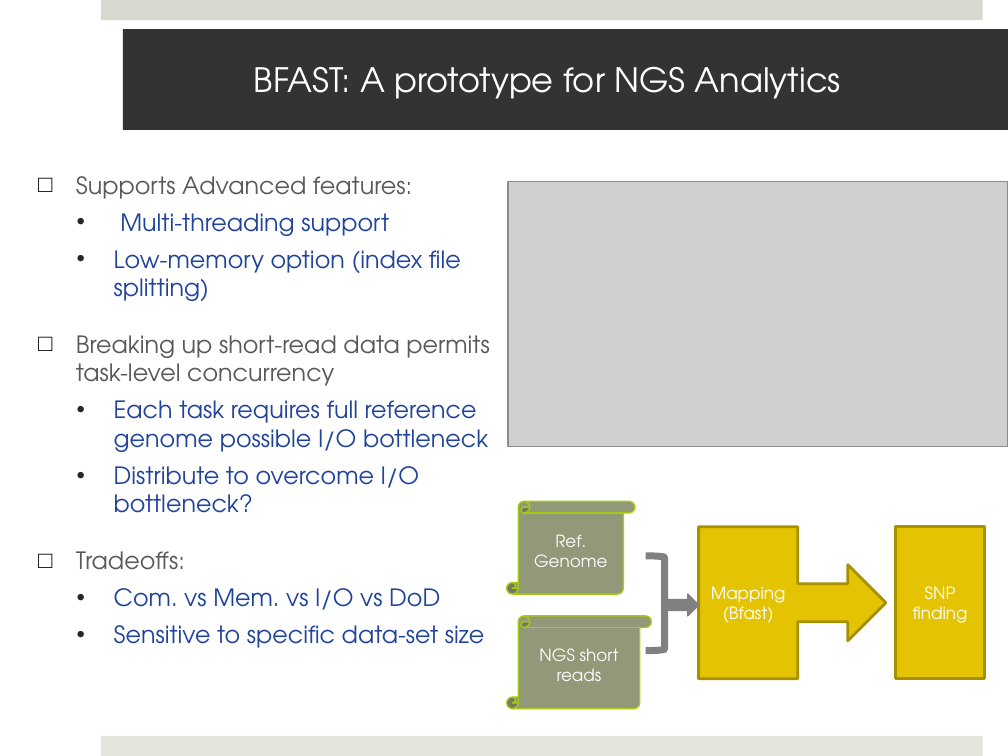
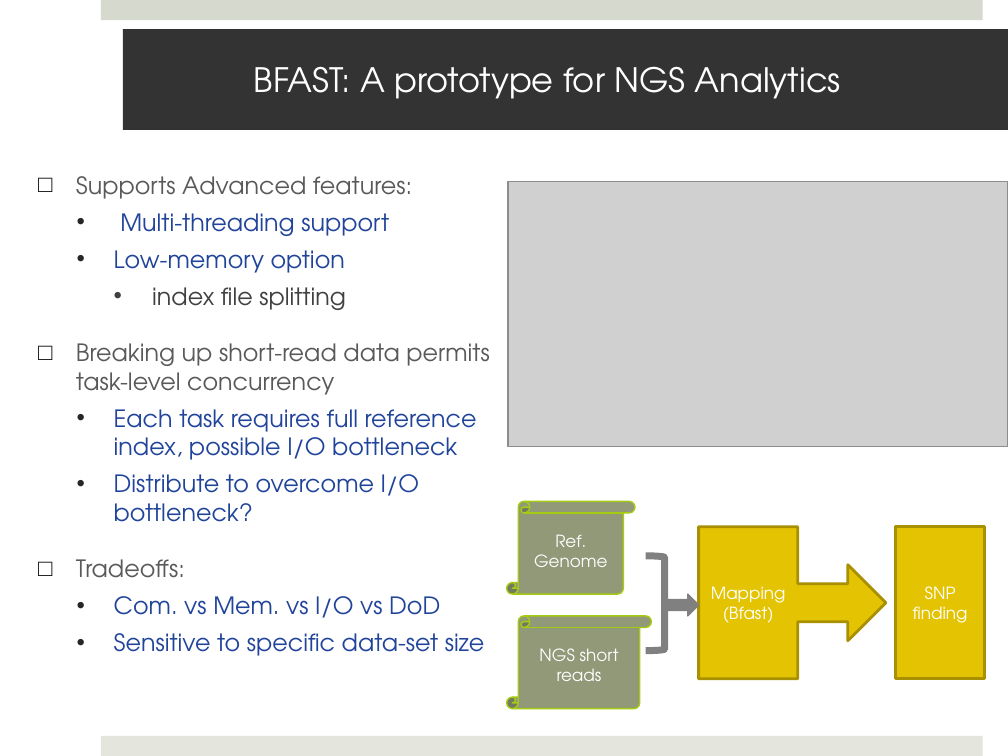
Before and after one commit to saga-project/saga-cpp-legacy-projects, a slide deck: slide 5 of saga-talks/ecmls11-dare.pptx. Drawn at 1008x756 pixels with LibreOffice and Linux fonts; fonts in the diff are those of the drawing; grey boxes stand for pictures; background and template pictures are left out. Boxes give left, top, right and bottom in pixels: in the first picture for what was removed or moved away, otherwise in the second. Text is boxed around its words. In the diff, an @@ line names an element or a change of style, - is before the commit and + after.

```diff
--- a/saga-talks/ecmls11-dare.pptx
+++ b/saga-talks/ecmls11-dare.pptx
@@ text at box(114, 250, 346, 310): text changed; text colour #21449B to #404040 @@
-  • Low-memory option (index file splitting)
+  • Low-memory option
+    • index file splitting
@@ text at box(114, 409, 477, 460): text changed @@
-  • Each task requires full reference genome possible I/O bottleneck
+  • Each task requires full reference index, possible I/O bottleneck
```
Also in this commit, not shown: 11 other slides changed, 2 slides added, 5 slides removed.
